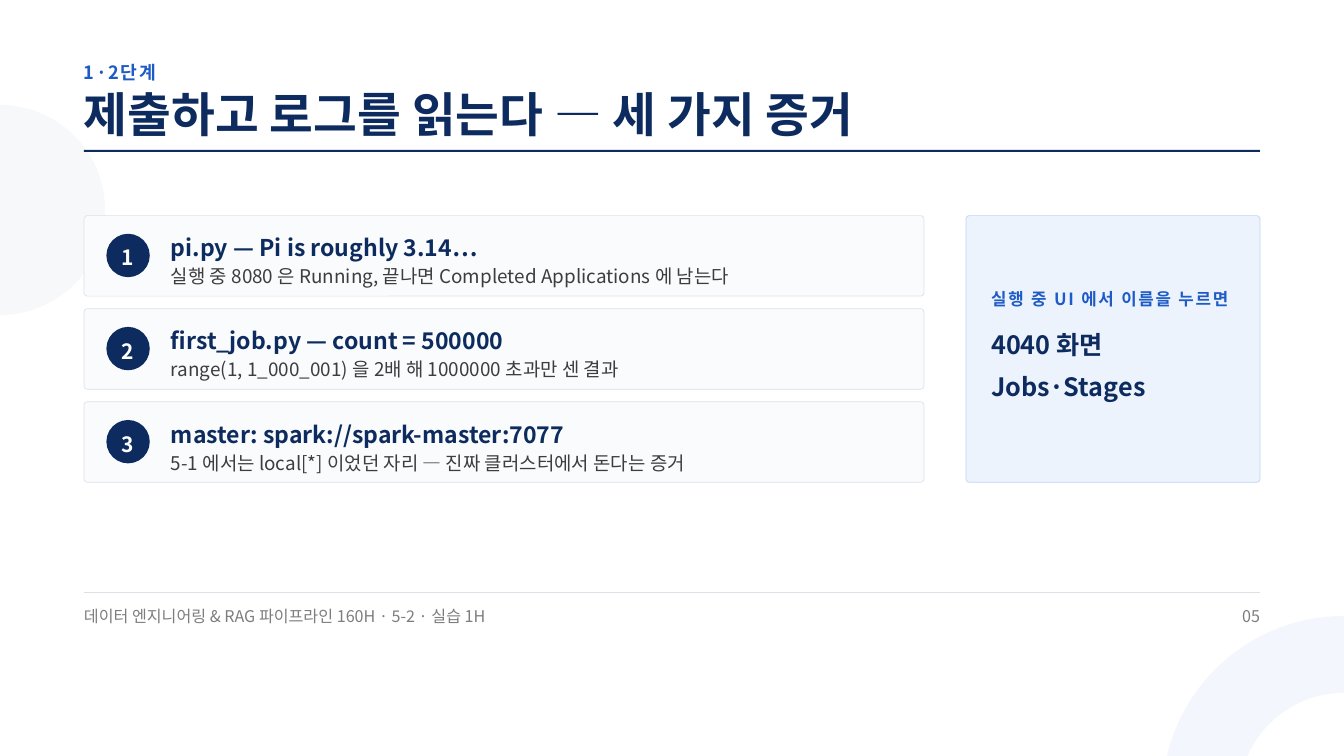
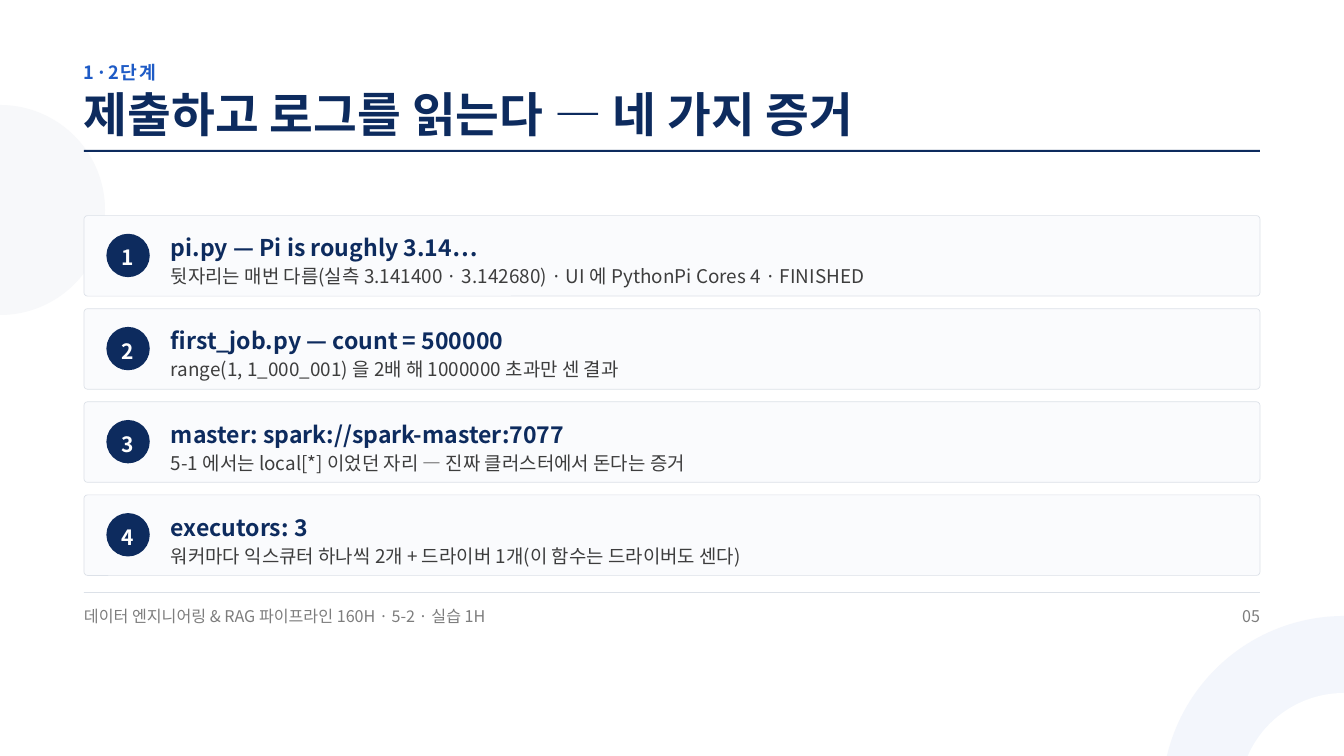
Before and after one commit to aebonlee/materials, a slide deck: slide 5 of data-eng/decks/w5d2s3.pptx. Drawn at 1344x756 pixels with LibreOffice and Linux fonts; fonts in the diff are those of the drawing. Boxes give left, top, right and bottom in pixels: in the first picture for what was removed or moved away, otherwise in the second. Text is boxed around its words. In the diff, an @@ line names an element or a change of style, - is before the commit and + after.

```diff
--- a/data-eng/decks/w5d2s3.pptx
+++ b/data-eng/decks/w5d2s3.pptx
@@ text at [84, 92, 854, 137]: text changed @@
-제출하고 로그를 읽는다 — 세 가지 증거
+제출하고 로그를 읽는다 — 네 가지 증거
@@ rounded rectangle: place and size @@
-rounded rectangle at [84, 216, 924, 296]
+rounded rectangle at [84, 216, 1260, 296]
@@ rounded rectangle removed at [966, 216, 1261, 482] @@
@@ text at [171, 267, 864, 288]: text changed @@
-실행 중 8080 은 Running, 끝나면 Completed Applications 에 남는다
+뒷자리는 매번 다름(실측 3.141400 · 3.142680) · UI 에 PythonPi Cores 4 · FINISHED
@@ text removed at [991, 291, 1228, 307] @@
-실행 중 UI 에서 이름을 누르면
@@ rounded rectangle: place and size @@
-rounded rectangle at [84, 308, 924, 389]
+rounded rectangle at [84, 308, 1260, 389]
@@ text removed at [991, 333, 1145, 402] @@
-4040 화면
-Jobs·Stages
@@ rounded rectangle: place and size @@
-rounded rectangle at [84, 402, 924, 482]
+rounded rectangle at [84, 402, 1260, 482]
@@ rounded rectangle added at [84, 495, 1260, 575], fill #FAFBFD, outline #DCE1E8 0.75 pt @@
@@ ellipse added at [106, 513, 150, 557], fill #0D2B5E @@
@@ text added at [122, 529, 134, 545], 22.5 pt, text #FFFFFF, bold @@
+4
@@ text added at [171, 519, 308, 537], 24.8 pt, text #0D2B5E, bold @@
+executors: 3
@@ text added at [171, 547, 740, 567], 20.2 pt, text #3D3D3D @@
+워커마다 익스큐터 하나씩 2개 + 드라이버 1개(이 함수는 드라이버도 센다)
```
Also in this commit, not shown: 9 other slides changed, 11 other files.
